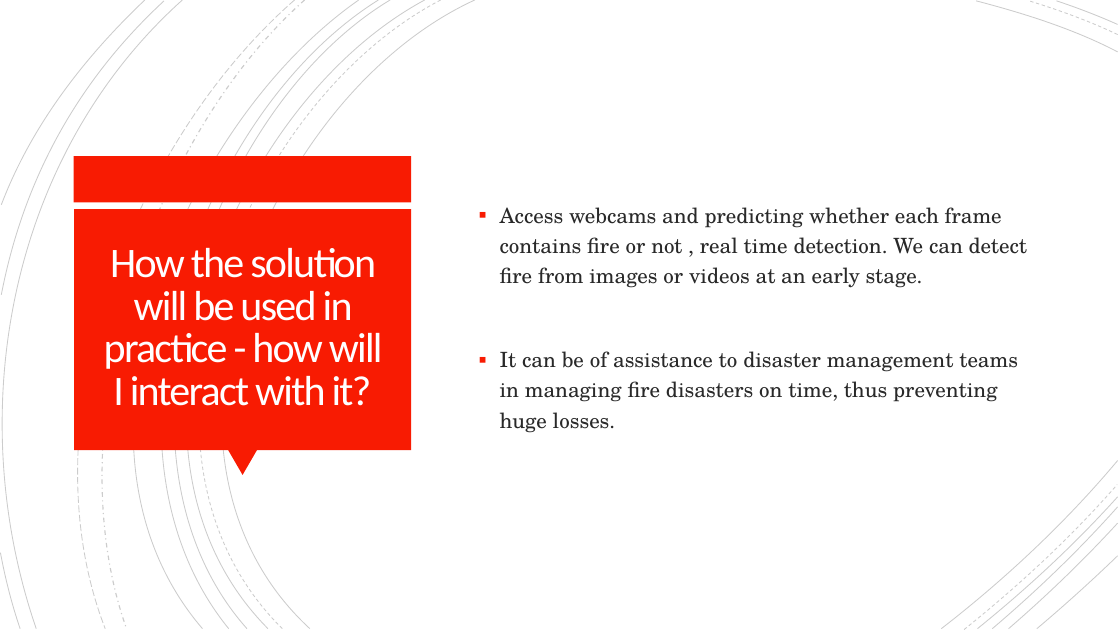
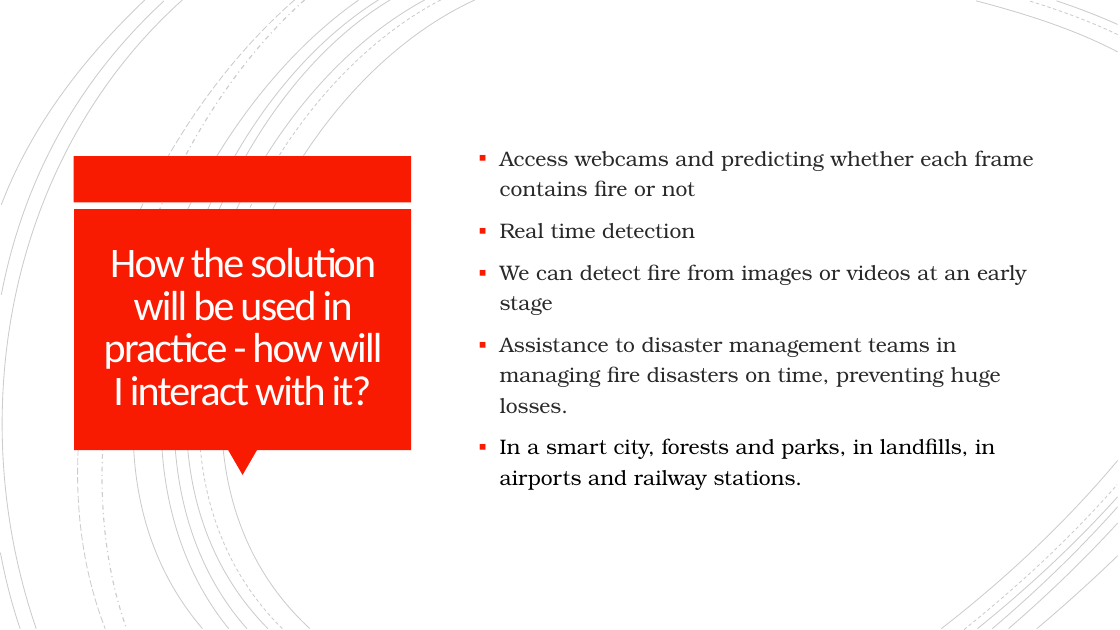
Before and after one commit to Kaoutar-Nahli/Early-Fire-Detection, a slide deck: slide 5 of deep-learning-fire-detection.pptx. Drawn at 1120x630 pixels with LibreOffice and Linux fonts; fonts in the diff are those of the drawing. Boxes give left, top, right and bottom in pixels: in the first picture for what was removed or moved away, otherwise in the second. Text is boxed around its words. In the diff, an @@ line names an element or a change of style, - is before the commit and + after.

Commit message:
presentation completed, too much text

```diff
--- a/deep-learning-fire-detection.pptx
+++ b/deep-learning-fire-detection.pptx
@@ text at [500, 150, 1034, 490]: text changed; font TeX Gyre Schola to TeX Gyre Bonum @@
-▪ Access webcams and predicting whether each frame contains fire or not , real time detection. We can detect fire from images or videos at an early stage.
-▪ It can be of assistance to disaster management teams in managing fire disasters on time, thus preventing huge losses.
+▪ Access webcams and predicting whether each frame contains fire or not
+▪ Real time detection
+▪ We can detect fire from images or videos at an early stage
+▪ Assistance to disaster management teams in managing fire disasters on time, preventing huge losses.
+▪ In a smart city, forests and parks, in landfills, in airports and railway stations.
```
Also in this commit, not shown: 11 other slides changed, 8 slides added, 7 slides removed.
